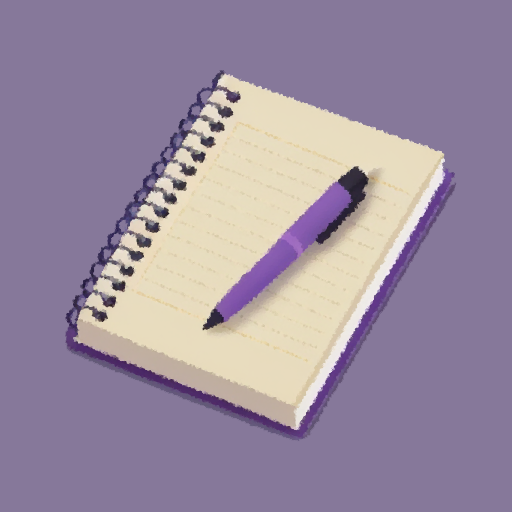
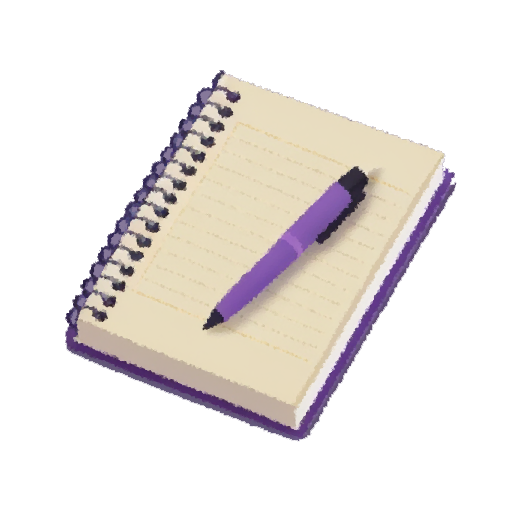
Two versions of the same layered image (512 × 512). Layer-by-layer changes:
hid "Layer 1" over [0, 0, 512, 512]
